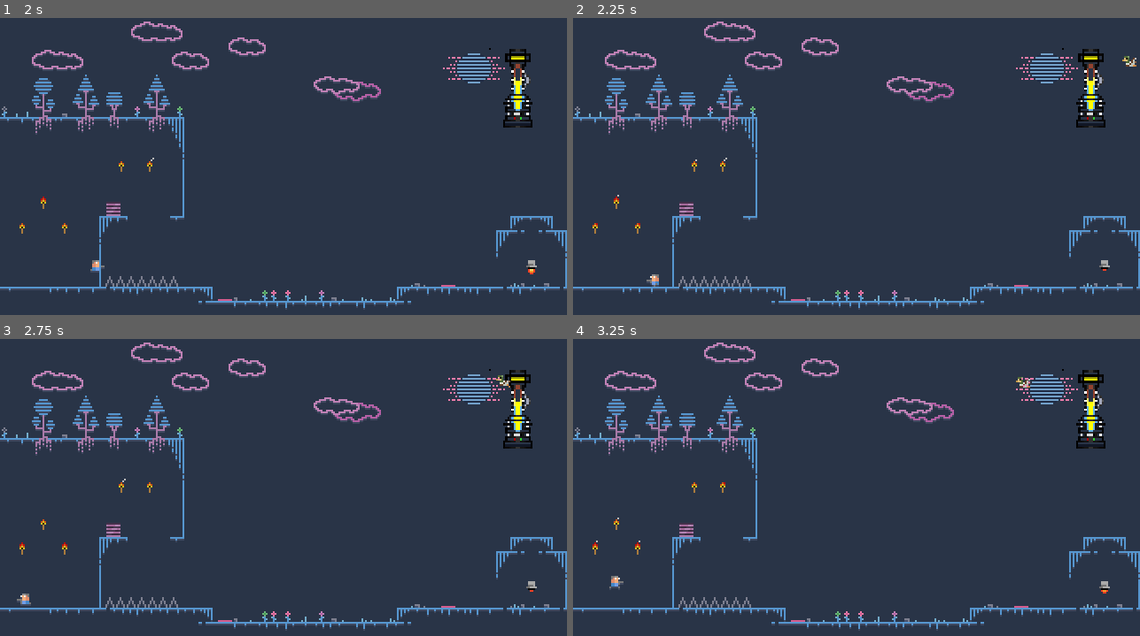
Above: before the commit, frames 1-4 (two rows, left to right).
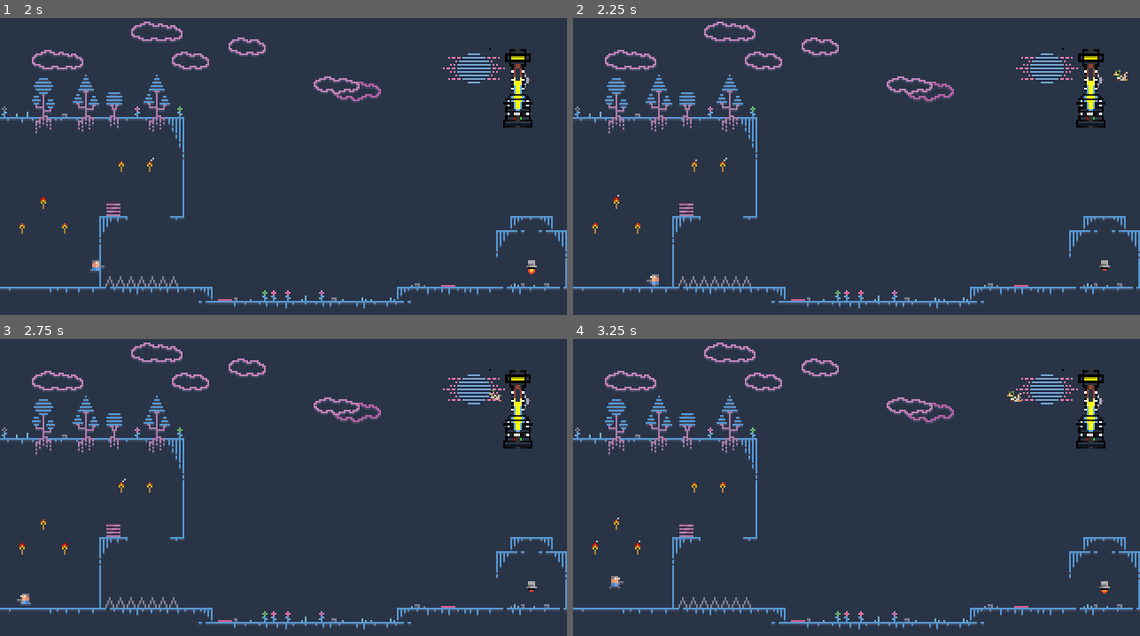
Above: after the commit, the same moments.

Repository: ddorn/gravity
Game: Godot game, scene res://Level2.tscn
Same seed, same stepped clock (60 frames per second), same inputs: the game is played once before the commit and once after it. Sound files missing from this copy of the repository are replaced by a short silence.
Inputs:
- Up to frame 1 (2 s): hold Right (ui_right) from 0.53 s (still down); tap Up (ui_up) at 0.77, 1.52 s
- Up to frame 2 (2.25 s): tap Enter at 2 s; release Right (ui_right) at 2.03 s; hold Left (ui_left) from 2.03 s (still down)
- Up to frame 3 (2.75 s): keep holding Left (ui_left)
- Up to frame 4 (3.25 s): release Left (ui_left) at 2.78 s; hold Right (ui_right) from 2.78 s (still down); tap Up (ui_up) at 3.02 s

Frame 1 is identical in both runs. In frame 2, 0.1% of the frame differs, in the area x 95-100%, y 12-22%; in frame 3, less than 0.1%; in frame 4, 0.1%.

Commit message:
background music

Diff:
--- a/Level1.tscn
+++ b/Level1.tscn
@@ -1,7 +1,7 @@
 [gd_scene load_steps=12 format=2]
 
 [ext_resource path="res://MovingPlatform.tscn" type="PackedScene" id=1]
-[ext_resource path="res://Player.gd" type="Script" id=2]
+[ext_resource path="res://Sounds/crickets_ambiance_sound.wav" type="AudioStream" id=2]
 [ext_resource path="res://Spike.tscn" type="PackedScene" id=3]
 [ext_resource path="res://MainTileset.tres" type="TileSet" id=4]
 [ext_resource path="res://Player.tscn" type="PackedScene" id=5]
@@ -28,7 +28,6 @@
 
 [node name="Player" parent="." instance=ExtResource( 5 )]
 position = Vector2( 27, 22 )
-script = ExtResource( 2 )
 
 [node name="TileMap" type="TileMap" parent="."]
 tile_set = ExtResource( 4 )
@@ -117,3 +116,7 @@
 [node name="Trophy" parent="." instance=ExtResource( 7 )]
 position = Vector2( 44, 16 )
 next_level = ExtResource( 8 )
+
+[node name="BackgroundMusic" type="AudioStreamPlayer2D" parent="."]
+stream = ExtResource( 2 )
+volume_db = -2.0
--- a/Level2.tscn
+++ b/Level2.tscn
@@ -3,7 +3,7 @@
 [ext_resource path="res://Player.tscn" type="PackedScene" id=1]
 [ext_resource path="res://MainTileset.tres" type="TileSet" id=2]
 [ext_resource path="res://Box.tscn" type="PackedScene" id=3]
-[ext_resource path="res://Player.gd" type="Script" id=4]
+[ext_resource path="res://Sounds/crickets_ambiance_sound.wav" type="AudioStream" id=4]
 [ext_resource path="res://Interface/Interface.tscn" type="PackedScene" id=5]
 [ext_resource path="res://Torch.tscn" type="PackedScene" id=6]
 [ext_resource path="res://Button.tscn" type="PackedScene" id=7]
@@ -15,7 +15,6 @@
 
 [node name="Player" parent="." instance=ExtResource( 1 )]
 position = Vector2( 22, 144 )
-script = ExtResource( 4 )
 
 [node name="TileMap" type="TileMap" parent="."]
 tile_set = ExtResource( 2 )
@@ -79,5 +78,11 @@
 position = Vector2( 300, 141 )
 
 [node name="Duck" parent="." instance=ExtResource( 10 )]
-position = Vector2( 330, 24 )
+position = Vector2( 325, 32 )
 horizontal_speed = -60.0
+
+[node name="BackgroundMusic" type="AudioStreamPlayer2D" parent="."]
+position = Vector2( 22, 144 )
+stream = ExtResource( 4 )
+volume_db = -2.0
+autoplay = true
--- a/Player.tscn
+++ b/Player.tscn
@@ -18,6 +18,18 @@
 tracks/0/imported = false
 tracks/0/enabled = true
 tracks/0/keys = {
+"times": PoolRealArray( 0 ),
+"transitions": PoolRealArray( 1 ),
+"update": 1,
+"values": [ true ]
+}
+tracks/1/type = "value"
+tracks/1/path = NodePath("DeathParticles:visible")
+tracks/1/interp = 1
+tracks/1/loop_wrap = true
+tracks/1/imported = false
+tracks/1/enabled = true
+tracks/1/keys = {
 "times": PoolRealArray( 0 ),
 "transitions": PoolRealArray( 1 ),
 "update": 1,
@@ -116,6 +128,7 @@
 anims/run = SubResource( 4 )
 
 [node name="DeathParticles" type="Particles2D" parent="."]
+visible = false
 position = Vector2( 0, -4 )
 emitting = false
 amount = 200
@@ -139,5 +152,7 @@
 }
 
 [node name="DeathSound" type="AudioStreamPlayer2D" parent="."]
+visible = false
 stream = ExtResource( 4 )
+volume_db = 3.0
 [connection signal="animation_finished" from="Animation" to="." method="_on_Animation_finished"]
Not shown, changed: Sounds/crickets_ambiance_sound.wav.import
